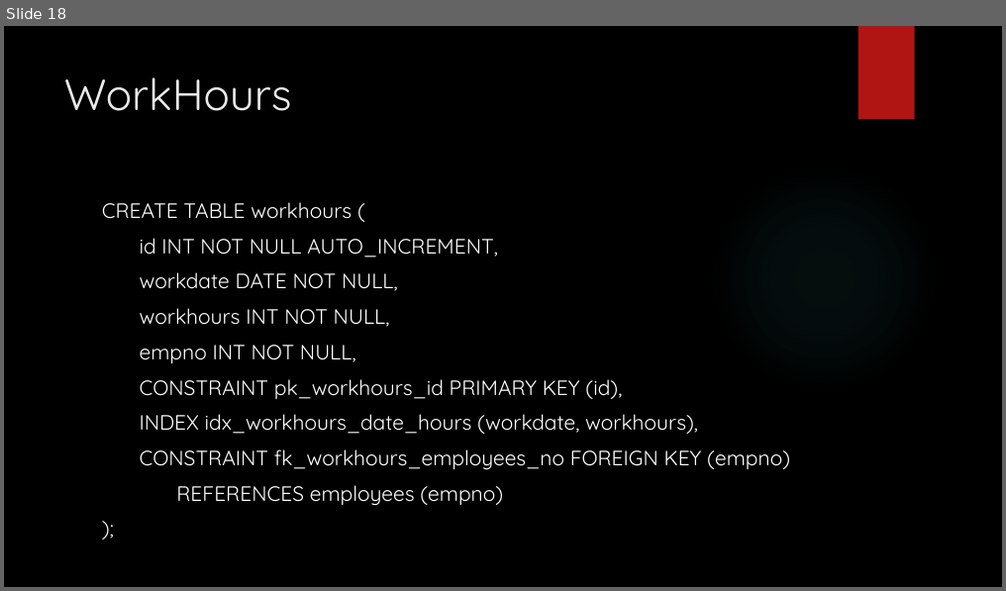
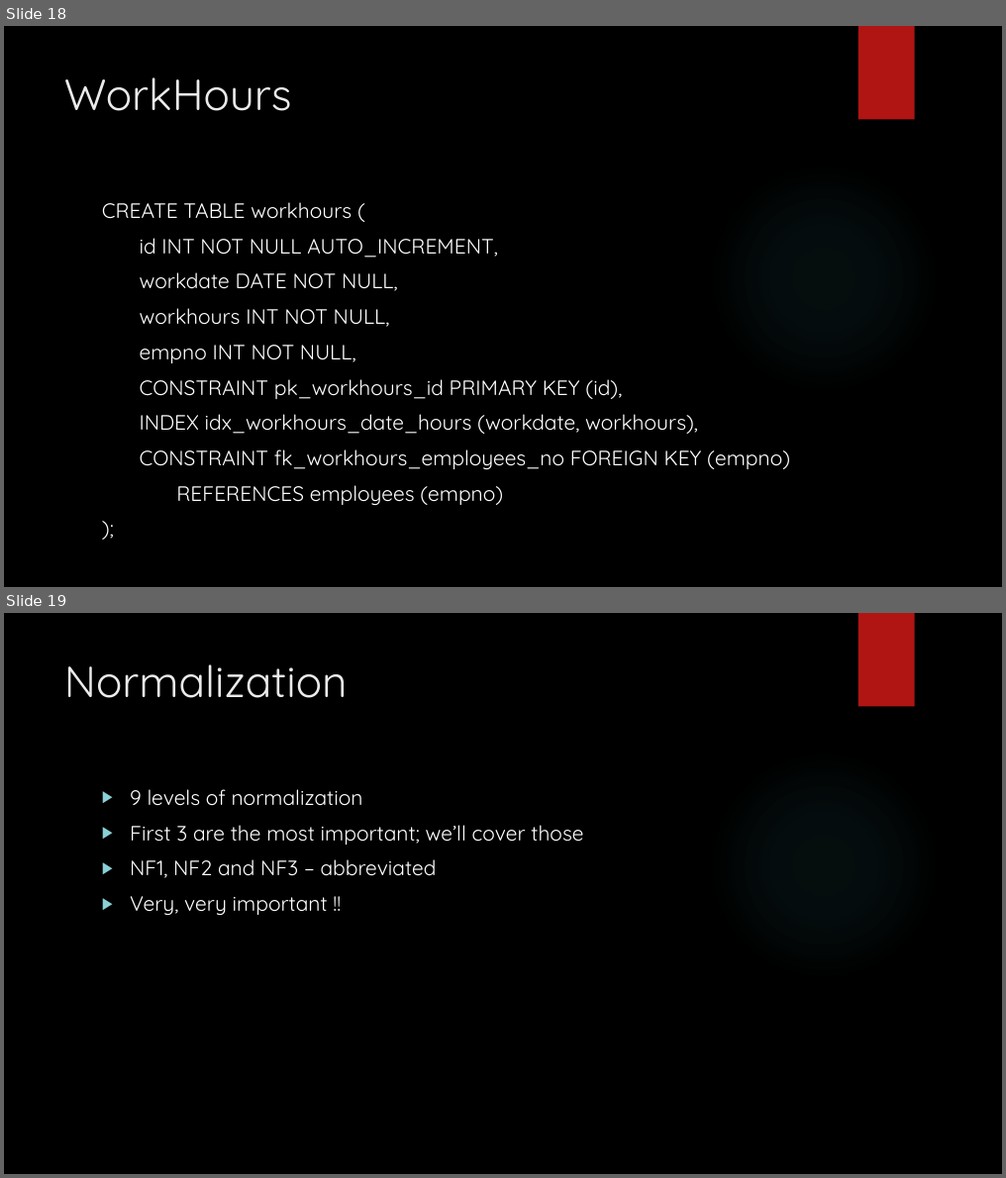
Before and after one commit to zedfoxus/database-bootcamp, a slide deck: Presentation/Database-Bootcamp-Presentation.pptx. Shown one above the other, each under a label of ours: slide 18 before the commit, slides 18 and 19 after it. The pictures are 1006x591 and 1006x1178 pixels, drawn with LibreOffice and Linux fonts; fonts in the diff are those of the drawing; background and template pictures are left out. Boxes give left, top, right and bottom in pixels: in the first picture for what was removed or moved away, otherwise in the second. Text is boxed around its words. In the diff, an @@ line names an element or a change of style, - is before the commit and + after.

Commit message:
Normalization included

```diff
--- a/Presentation/Database-Bootcamp-Presentation.pptx
+++ b/Presentation/Database-Bootcamp-Presentation.pptx
@@ slide 19 added at bbox=[4, 613, 1002, 1174], background picture (left out); not listed: 2 template elements that a slide beside it also shows @@
@@ title added at bbox=[64, 664, 348, 698], 42 pt, text #EBEBEB @@
+Normalization
@@ text added at bbox=[130, 789, 583, 916], 20 pt, text #FFFFFF @@
+▶ 9 levels of normalization
+▶ First 3 are the most important; we’ll cover those
+▶ NF1, NF2 and NF3 – abbreviated
+▶ Very, very important !!
```
Also in this commit, not shown: 5 other slides added.
